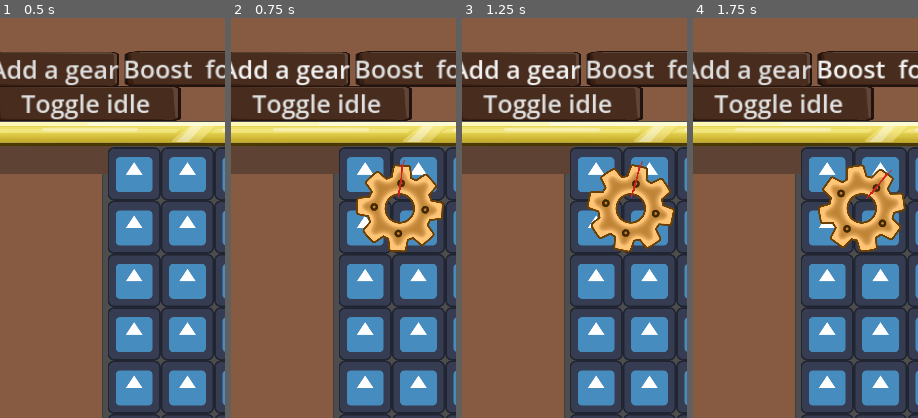
Above: before the commit, frames 1-4 (left to right).
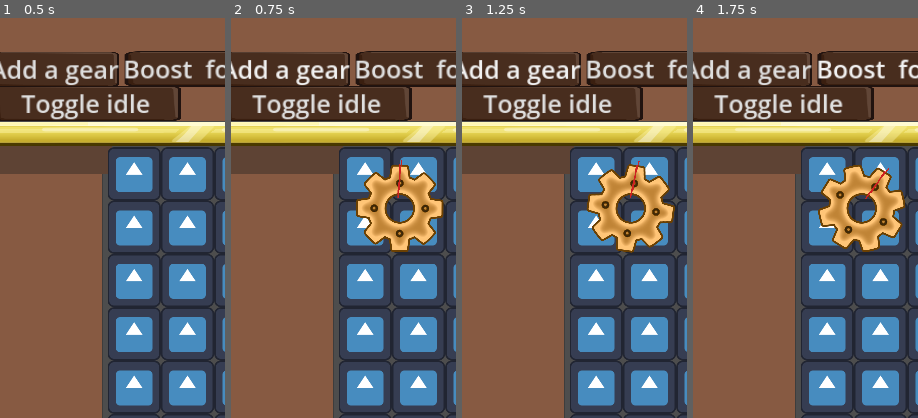
Above: after the commit, the same moments.

Repository: IIS-Mobile/PGiAnUP_zima_2024_stacjonarne_Catblast_Studio
Game: Godot game, scene res://scenes/main.tscn
Two runs of this game, one before a commit and one after it. Both use one fixed random seed, a clock stepped at 60 frames per second and the inputs below. The engine's default icon, where the game draws it, is replaced by a stand-in: a white triangle on a blue panel in a dark square.
Inputs:
- Up to frame 1 (0.5 s): no input
- Up to frame 2 (0.75 s): click "Add a gear" at 0.5 s
- Up to frame 3 (1.25 s): no input
- Up to frame 4 (1.75 s): click "Boost for 5 sec." at 1.25 s
The pictures show only the part of the screen within x 2-52%, y 0-50%; the shares and areas given below are measured in that part.

Frame 1 is identical in both runs. In frame 2, 1.2% of the frame differs, in the area x 55-95%, y 35-59%; in frame 3, 1.5%; in frame 4, 1.5%.

Commit message:
move logic to a global singleton

Diff:
--- a/global.gd
+++ b/global.gd
@@ -1,4 +1,42 @@
 extends Node
 
+signal rotation_completed(index:int)
+
+const MAX_GEARS = 16
+const GEARS_PER_ROW = 4
+const SLOWDOWN_FACTOR = 0.005
+const ROTATION_ANGLE = 30
+const IDLE_SPEED = 0.1
+
+var idle = true
+var speed := 0.0
+var buffer := 0.0
+var count := 0
+var phase := 0.0
+var prev_phase := 0.0
+
 func _physics_process(_delta: float) -> void:
-	pass
+	if not count:
+		return
+	if buffer > 0.0:
+		buffer = max(buffer - SLOWDOWN_FACTOR, 0.0)
+		speed = min(speed + SLOWDOWN_FACTOR, 1.0)
+	else:
+		speed = max(speed - SLOWDOWN_FACTOR, 0.0)
+	if idle and speed < IDLE_SPEED:
+		#TODO: relate max to IDLE_SPEED
+		buffer = min(buffer + SLOWDOWN_FACTOR, 1.0)
+	prev_phase = phase
+	#TODO: optimize out the angles
+	phase += speed * speed * ROTATION_ANGLE
+	phase = fmod(phase, 360.0 * pow(2, Global.MAX_GEARS - 1))
+	#TODO: should handle case when does not exist yet?
+	var container = get_node("/root/Node2D/UI/VBoxContainer/HSplitContainer/ScrollContainer/GearContainer")
+	for child in container.get_children():
+		if child is Gear:
+			var prev_deg = fmod(prev_phase / pow(2, child.index), 360.0)
+			var deg = fmod(phase / pow(2, child.index), 360.0)
+			child.get_node("Sprite").rotation_degrees = deg
+			if deg < prev_deg:
+				child.handle_resource_popup()
+				emit_signal("rotation_completed", child.index)
--- a/scenes/gear.gd
+++ b/scenes/gear.gd
@@ -2,28 +2,18 @@
 class_name Gear
 
 const scene = preload("res://scenes/gear.tscn")
-static var speed := 0.0
-static var buffer := 0.0
-static var count := 0
-@onready var index := count
+#TODO: decouple from global
+@onready var index := Global.count
 
 static func create() -> Gear:
 	var gear = scene.instantiate()
 	return gear
 
 func _ready() -> void:
-	#TODO: react to runtime resizes?
+	#TODO: react to runtime resizes?, make generic
 	scale *= (get_parent().size[0] * 0.30) / 512
 	$ResourcePopup.hide()
-	count += 1
-
-func _physics_process(_delta: float) -> void:
-	var deg = $Sprite.rotation_degrees + (speed * speed * 30.0 / (pow(2, index)))
-	if deg >= 360:
-		deg -= 360
-		handle_resource_popup()
-		get_parent().emit_signal("rotation_completed", index)
-	$Sprite.rotation_degrees = deg
+	Global.count += 1
 
 func handle_resource_popup():
 	$ResourcePopup.show()
--- a/scenes/gear_container.gd
+++ b/scenes/gear_container.gd
@@ -1,51 +1,33 @@
 extends TextureButton
 
-signal rotation_completed(index:int)
-
-const SLOWDOWN_FACTOR = 0.005
-const IDLE_SPEED = 0.1
-var idle = true
+func _ready() -> void:
+	#TODO: is there a better way?
+	Global.connect("rotation_completed", _on_rotation_completed)
 
 func percent_to_pixels(percent: float) -> int:
 	return (percent * 0.01 * self.size[0] as float) as int
 
 func add_gear() -> void:
-	# TODO: placeholder
-	if Gear.count >= 16:
+	if Global.count >= Global.MAX_GEARS:
 		return
 	var gear = Gear.create()
-	var x_pos = Gear.count % 4
-	var y_pos = percent_to_pixels(18.5) + (Gear.count / 4) * percent_to_pixels(28)
-	if (Gear.count / 4) % 2:
-		x_pos = 3 - x_pos
-	#TODO: placeholder
-	if Gear.count != 15 and Gear.count % 4 == 3:
+	var x_pos = Global.count % Global.GEARS_PER_ROW
+	var y_pos = percent_to_pixels(18.5) + (Global.count / Global.GEARS_PER_ROW) * percent_to_pixels(28)
+	if (Global.count / Global.GEARS_PER_ROW) % 2:
+		x_pos = (Global.GEARS_PER_ROW - 1) - x_pos
+	if Global.count != (Global.MAX_GEARS - 1) and Global.count % Global.GEARS_PER_ROW == Global.GEARS_PER_ROW - 1:
 		y_pos += percent_to_pixels(4.5)
-	elif Gear.count != 0 and Gear.count % 4 ==0:
+	elif Global.count != 0 and Global.count % Global.GEARS_PER_ROW == 0:
 		y_pos -= percent_to_pixels(4.5)
 	gear.position = Vector2(percent_to_pixels(18.5) + x_pos * percent_to_pixels(21), y_pos)
-	gear.z_index = Gear.count % 2
+	gear.z_index = Global.count % 2
 	add_child(gear)
 
-func _physics_process(_delta: float) -> void:
-	if Gear.speed == 1.0:
-		if Gear.buffer > 0.0:
-			Gear.buffer = max(Gear.buffer - SLOWDOWN_FACTOR, 0.0)
-		else:
-			Gear.speed = max(Gear.speed - SLOWDOWN_FACTOR, 0.0)
-	else:
-		if Gear.buffer > 0.0:
-			Gear.buffer = max(Gear.buffer - SLOWDOWN_FACTOR, 0.0)
-			Gear.speed = min(Gear.speed + SLOWDOWN_FACTOR, 1.0)
-		else:
-			Gear.speed = max(Gear.speed - SLOWDOWN_FACTOR, 0.0)
-	if idle and Gear.speed < IDLE_SPEED:
-		Gear.buffer = min(Gear.buffer + SLOWDOWN_FACTOR, 1.0)
-
+#TODO: move somewhere else?
 func _on_rotation_completed(index: int) -> void:
 	if not index:
 		$Sound.play()
 
 func _on_pressed() -> void:
-	if Gear.count:
-		Gear.buffer = min(Gear.buffer + 0.1, 1.0)
+	if Global.count:
+		Global.buffer = min(Global.buffer + 0.1, 1.0)
--- a/scenes/gear_container.tscn
+++ b/scenes/gear_container.tscn
@@ -15,4 +15,3 @@
 stream = ExtResource("2_jx61m")
 
 [connection signal="pressed" from="." to="." method="_on_pressed"]
-[connection signal="rotation_completed" from="." to="." method="_on_rotation_completed"]
--- a/scenes/main.gd
+++ b/scenes/main.gd
@@ -1,6 +1,10 @@
 extends Node2D
 
 @onready var counter = [get_node("UI/VBoxContainer/ColorRect/Resource1/Label_resource2"),get_node("UI/VBoxContainer/ColorRect/Resource2/Label_resource2"),get_node("UI/VBoxContainer/ColorRect/Resource3/Label_resource1")]
+
+func _ready() -> void:
+	#TODO: is there a better way?
+	Global.connect("rotation_completed", _on_gear_container_rotation_completed)
 
 func _on_gear_button_pressed() -> void:
 	$UI/VBoxContainer/HSplitContainer/ScrollContainer/GearContainer.add_gear()
@@ -13,9 +17,9 @@
 
 
 func _on_boost_button_pressed() -> void:
-	#TODO: relate to physics fps and constant
-	Gear.buffer += 5 * 60 * 0.005
+	#TODO: relate to physics fps
+	Global.buffer += 5 * 60 * Global.SLOWDOWN_FACTOR
 
 
 func _on_idle_button_pressed() -> void:
-	$UI/VBoxContainer/HSplitContainer/ScrollContainer/GearContainer.idle = not $UI/VBoxContainer/HSplitContainer/ScrollContainer/GearContainer.idle
+	Global.idle = not Global.idle
--- a/scenes/main.tscn
+++ b/scenes/main.tscn
@@ -326,4 +326,3 @@
 [connection signal="pressed" from="UI/VBoxContainer/ColorRect/GearButton" to="." method="_on_gear_button_pressed"]
 [connection signal="pressed" from="UI/VBoxContainer/ColorRect/BoostButton" to="." method="_on_boost_button_pressed"]
 [connection signal="pressed" from="UI/VBoxContainer/ColorRect/IdleButton" to="." method="_on_idle_button_pressed"]
-[connection signal="rotation_completed" from="UI/VBoxContainer/HSplitContainer/ScrollContainer/GearContainer" to="." method="_on_gear_container_rotation_completed"]
